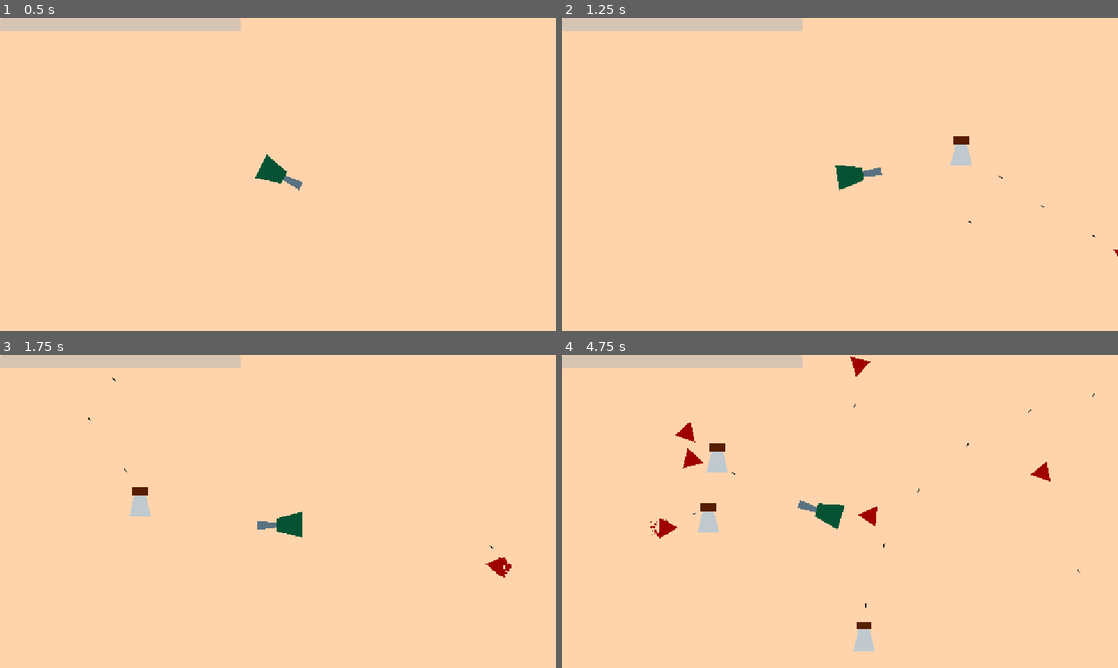
Above: before the commit, frames 1-4 (two rows, left to right).
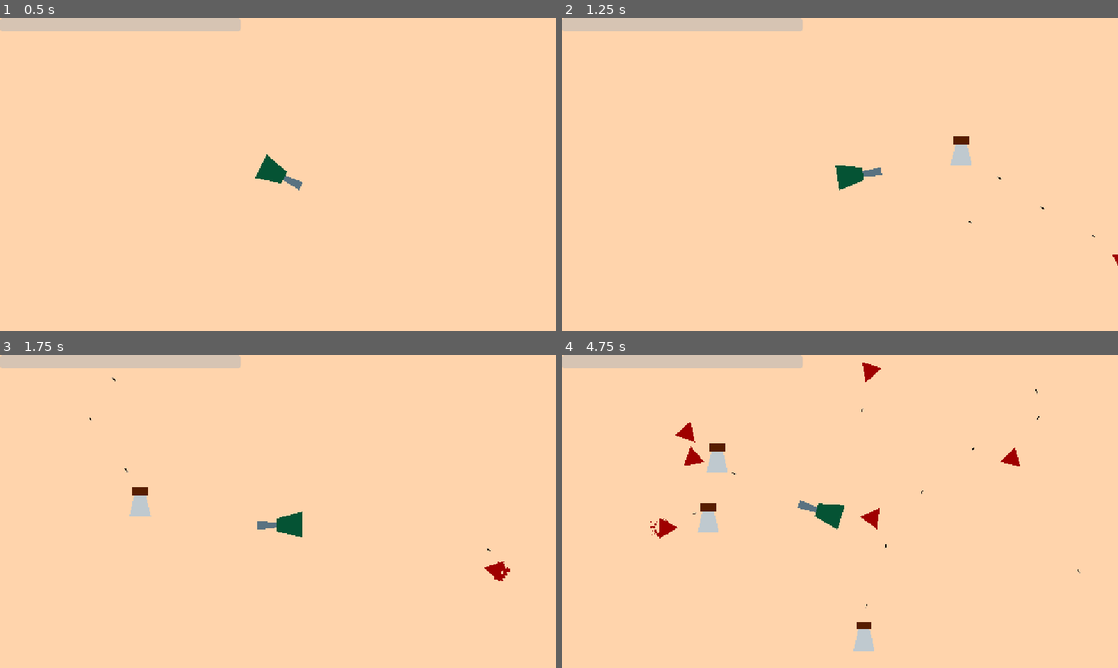
Above: after the commit, the same moments.

Repository: Crash-Out-Engine/NUS-Orbital-2025
Game: Godot game, scene res://scenes/game.tscn
Same seed, same stepped clock (60 frames per second), same inputs: the game is played once before the commit and once after it.
Inputs (mouse positions are in pixels of both pictures, inside the frame that each line leads up to):
- Up to frame 1 (0.5 s): no input
- Up to frame 2 (1.25 s): tap Enter at 0.5 s; move the mouse to (962, 158) at 0.52 s; hold D (right) from 0.53 s (still down); hold Shift (add turret) from 0.53 s (still down)
- Up to frame 3 (1.75 s): move the mouse to (166, 527) at 1.27 s; release D (right) at 1.28 s; release Shift (add turret) at 1.28 s; hold S (down) from 1.28 s (still down); click (166, 527) at 1.35 s
- Up to frame 4 (4.75 s): move the mouse to (895, 442) at 2.02 s; release S (down) at 2.03 s; hold D (right) 2.03-2.78 s; hold Shift (add turret) 2.03-2.78 s; move the mouse to (812, 574) at 2.77 s; hold W (up) 2.78-3.53 s; click (812, 574) at 2.85 s; move the mouse to (1006, 558) at 3.52 s; hold Shift (add turret) 3.53-4.28 s; hold A (left) from 3.53 s (still down); move the mouse to (673, 464) at 4.27 s; click (673, 464) at 4.35 s

Frame 1 is identical in both runs. In frame 2, less than 0.1% of the frame differs, in the area x 78-100%, y 50-80%; in frame 3, 0.1%; in frame 4, 0.6%, in the area x 21-96%, y 0-81%.

Commit message:
refactor: move target_provider to entity itself

Diff:
--- a/scenes/player.tscn
+++ b/scenes/player.tscn
@@ -69,6 +69,7 @@
 
 [node name="TargetPriority" type="Node" parent="."]
 script = ExtResource("7_fjrip")
+initial_priority = 2.0
 team = "allies"
 metadata/_custom_type_script = "uid://37nea431wead"
 
--- a/scripts/components/effectable/entity/movement.gd
+++ b/scripts/components/effectable/entity/movement.gd
@@ -31,8 +31,8 @@
 		var ranged: Ranged = parent.get_node_or_null(^"Ranged")
 		var target_priority: TargetPriority = parent.get_node_or_null(^"TargetPriority")
 
-		if ranged != null and target_priority != null and ranged.target_provider:
-			var target = ranged.target_provider.get_target(parent.global_position, target_priority.team)
+		if ranged != null and target_priority != null and parent.target_provider:
+			var target = parent.target_provider.get_target(parent.global_position, target_priority.team)
 			if target != null:
 				parent.velocity = parent.global_position.direction_to(target.global_position).normalized() * value
 			parent.velocity = lerp(parent.velocity, parent.get_real_velocity(), lerp_weight)
--- a/scripts/components/ranged.gd
+++ b/scripts/components/ranged.gd
@@ -1,4 +1,3 @@
-@tool
 class_name Ranged extends Node2D
 
 var bullet_scene = preload("res://scenes/bullet.tscn")
@@ -17,12 +16,14 @@
 @export var effects: Array[Effect] = []
 @export var active: bool = false
 
-var target_provider: TargetProvider = null
-
 signal bullet_spawned(bullet: Node2D)
 
 func _ready() -> void:
-	assert(get_parent() is Node2D, "Parent must extend Node2D.")
+	var parent = get_parent()
+	assert(parent is Node2D, "Parent must extend Node2D.")
+	assert(
+		parent.get_property_list().any(func (x): return x["name"] == "target_provider"),
+		"Parent must have property target_provider: TargetProvider.")
 
 func _get_configuration_warnings() -> PackedStringArray:
 	var warnings = []
@@ -35,6 +36,7 @@
 	return warnings
 
 func _physics_process(_delta: float) -> void:
+	var target_provider: TargetProvider = get_parent().target_provider
 	var target = target_provider.get_target(get_parent().global_position, target_priority.team if target_priority != null else "") if target_provider != null else null
 	if active and (target != null or aim_at_mouse) and ranged_cooldown.try_ranged():
 		var bullet = bullet_scene.instantiate()
--- a/scripts/enemy.gd
+++ b/scripts/enemy.gd
@@ -4,6 +4,8 @@
 
 @onready var ranged: Ranged = $Ranged
 @onready var target_priority: TargetPriority = $TargetPriority
+
+var target_provider: TargetProvider = null
 
 signal vfx_emitted(Node2D)
 
@@ -12,7 +14,7 @@
 	$Health.just_reduced.connect(bleed)
 
 func _physics_process(_delta: float) -> void:
-	var target = ranged.target_provider.get_target(global_position, target_priority.team) if ranged.target_provider != null else null
+	var target = target_provider.get_target(global_position, target_priority.team) if target_provider != null else null
 	if target != null:
 		look_at(target.global_position)
 
--- a/scripts/game.gd
+++ b/scripts/game.gd
@@ -25,7 +25,7 @@
 func try_connect_ranged(entity):
 	var ranged: Ranged = entity.get_node_or_null(^"Ranged")
 	if ranged != null:
-		ranged.target_provider = target_provider
+		entity.target_provider = target_provider
 		ranged.bullet_spawned.connect(add_entity)
 
 func add_entity(entity: Node2D) -> void:
--- a/scripts/player.gd
+++ b/scripts/player.gd
@@ -12,6 +12,8 @@
 @onready var ranged = $Ranged
 
 signal turret_spawned(turret: Node2D)
+
+var target_provider: TargetProvider = null
 
 var current_turret = null
 
--- a/scripts/target_provider.gd
+++ b/scripts/target_provider.gd
@@ -12,7 +12,7 @@
 	for target in _get_entities.call().get_children():
 		var target_priority = target.get_node_or_null(^"TargetPriority")
 		if target is Node2D and target_priority != null and target_priority.team != team:
-			var weightage = target_priority.value * from.distance_squared_to(target.global_position)
+			var weightage = 1.0 / target_priority.value * from.distance_squared_to(target.global_position)
 			if min_target == null or min_weightage > weightage:
 				min_target = target
 				min_weightage = weightage
--- a/scripts/turret.gd
+++ b/scripts/turret.gd
@@ -1,6 +1,8 @@
 extends StaticBody2D
 
 @onready var ranged: Ranged = $Ranged
+
+var target_provider: TargetProvider = null
 
 func _ready() -> void:
 	ranged.active = true
